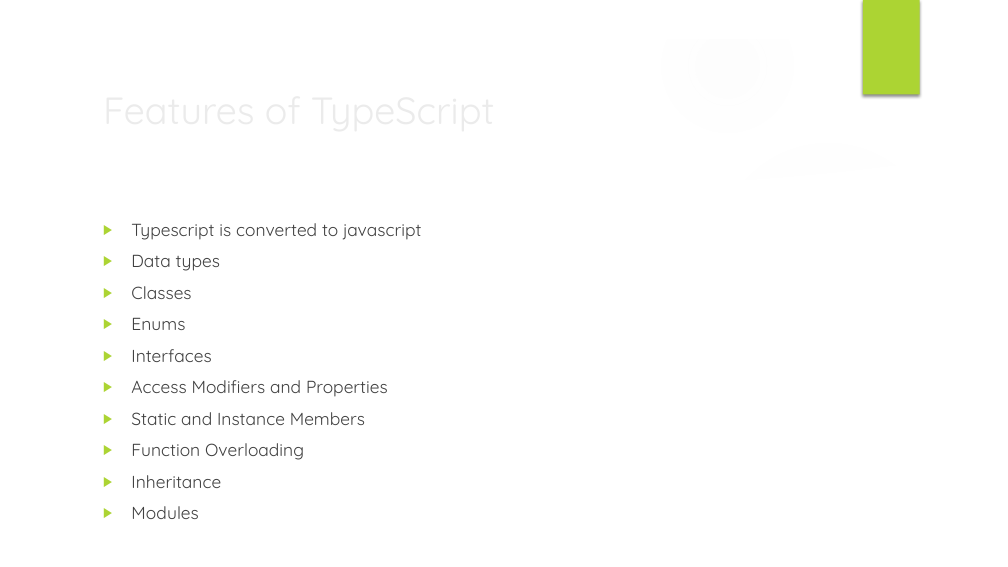
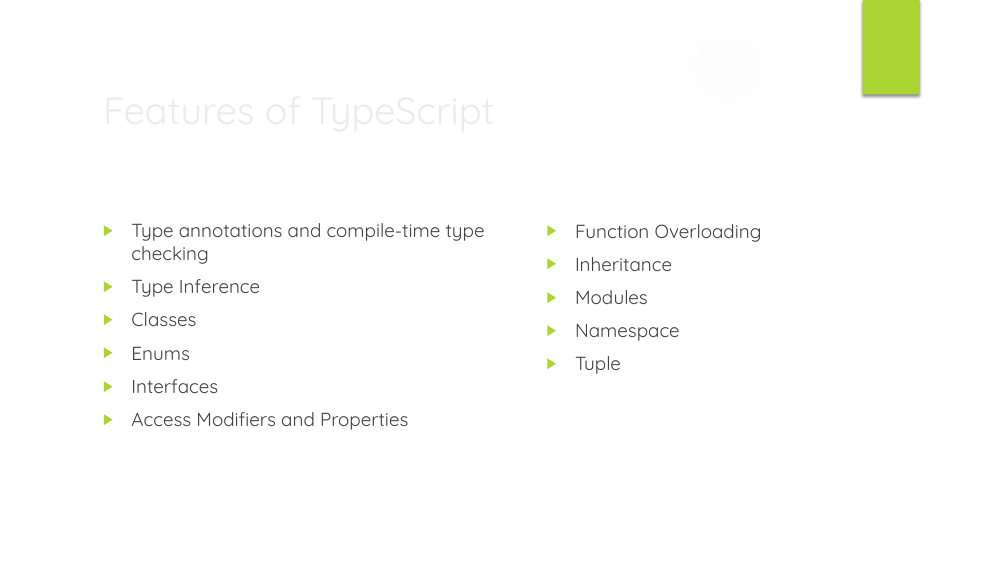
Before and after one commit to sintu-patel/typescript-excercise, a slide deck: slide 7 of docs/typescript-session-ppt.pptx. Drawn at 1008x567 pixels with LibreOffice and Linux fonts; fonts in the diff are those of the drawing; background and template pictures are left out. Boxes give left, top, right and bottom in pixels: in the first picture for what was removed or moved away, otherwise in the second. Text is boxed around its words. In the diff, an @@ line names an element or a change of style, - is before the commit and + after.

Commit message:
'ppt'

```diff
--- a/docs/typescript-session-ppt.pptx
+++ b/docs/typescript-session-ppt.pptx
@@ text at (131, 223, 485, 297): text changed; size 16.6 to 18 pt @@
-▶ Typescript is converted to javascript
-▶ Data types
+▶ Type annotations and compile-time type checking
+▶ Type Inference
@@ text added at (575, 224, 762, 374), 18 pt, text #404040 @@
+▶ Function Overloading
+▶ Inheritance
+▶ Modules
+▶ Namespace
+▶ Tuple
@@ text at (131, 312, 408, 430): size 16.6 to 18 pt in "Classes", "Enums", "Interfaces", "Access Modifiers and Properties" @@
@@ text at (131, 412, 365, 488): paragraphs removed @@
-▶ Static and Instance Members
-▶ Function Overloading
-▶ Inheritance
-▶ Modules
```
Also in this commit, not shown: 7 other slides changed.
